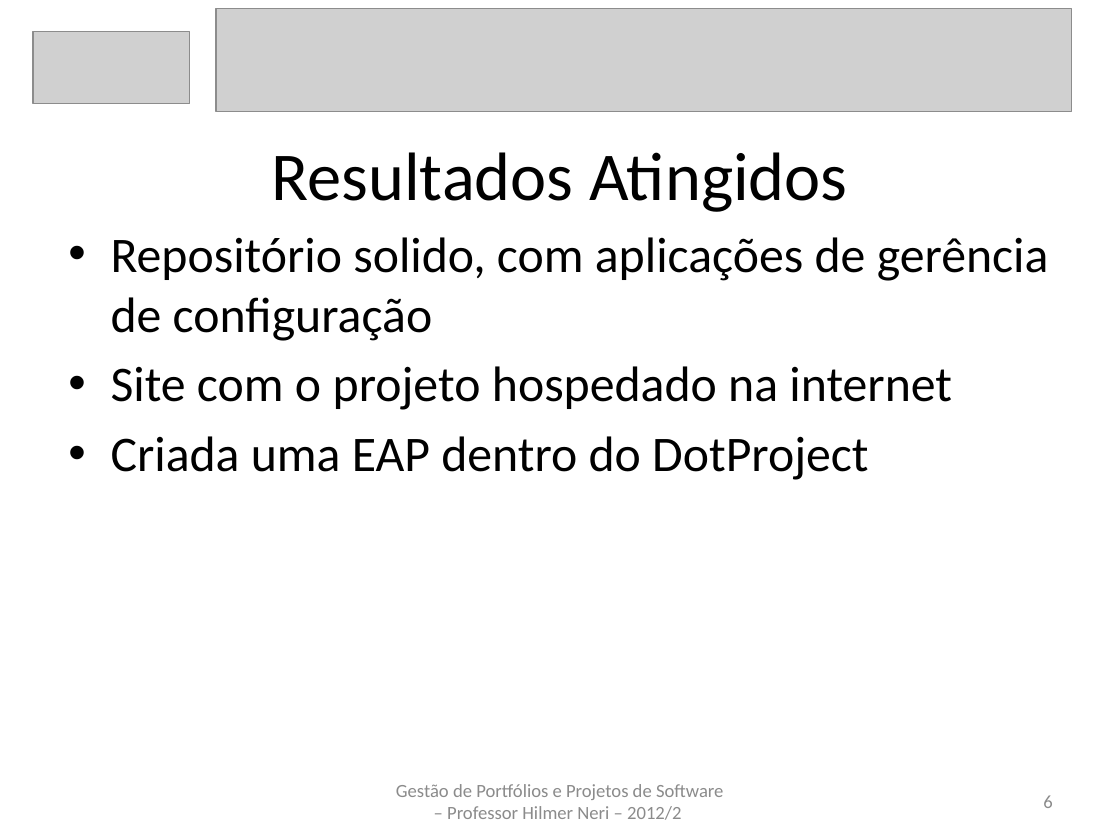
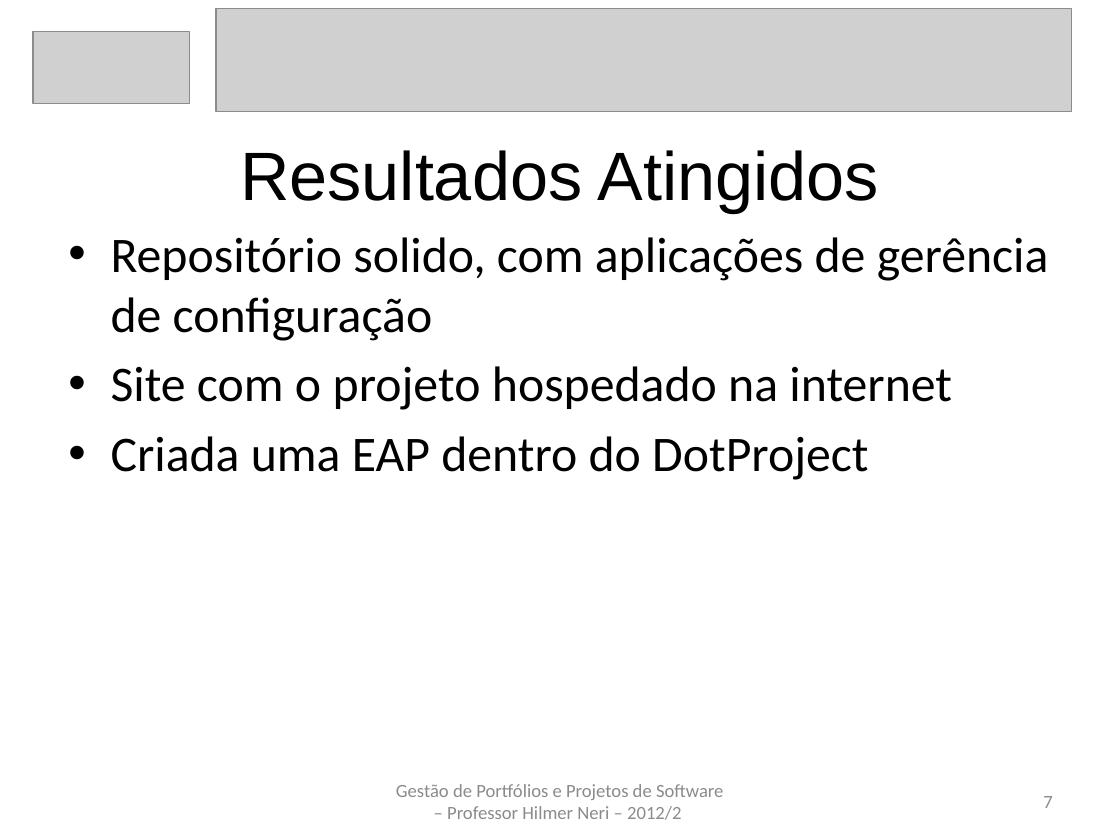
Before and after one commit to carlosneo/dotprojecteap, a slide deck: slide 7 of Dot Project EAP/4. System Management/Apresentacoes/apresentacaoV8.pptx (slide 6 before the commit). Drawn at 1120x840 pixels with LibreOffice and Linux fonts; fonts in the diff are those of the drawing; grey boxes stand for pictures. Boxes give left, top, right and bottom in pixels: in the first picture for what was removed or moved away, otherwise in the second. Text is boxed around its words. In the diff, an @@ line names an element or a change of style, - is before the commit and + after.

```diff
--- a/Dot Project EAP/4. System Management/Apresentacoes/apresentacaoV8.pptx
+++ b/Dot Project EAP/4. System Management/Apresentacoes/apresentacaoV8.pptx
@@ title "Resultados Atingidos" at bbox=[240, 150, 879, 213]: font Calibri to Arial @@
@@ page number at bbox=[1043, 796, 1052, 808]: text changed @@
-6
+7
```
Also in this commit, not shown: 4 other slides changed, 2 slides added.
